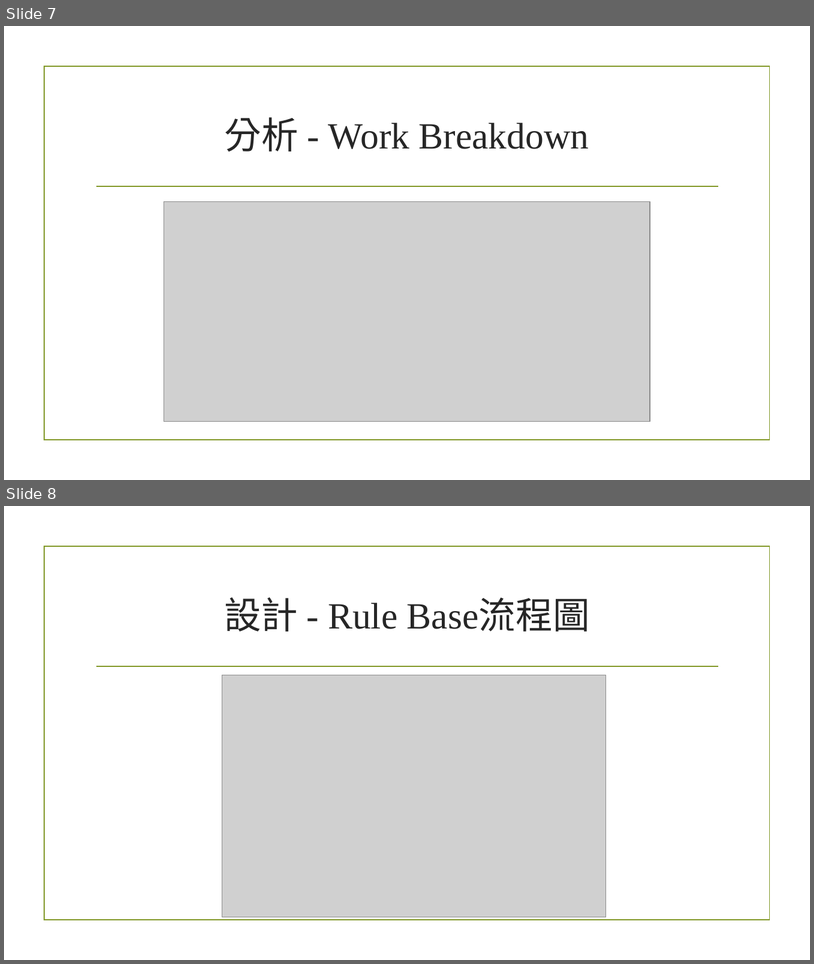
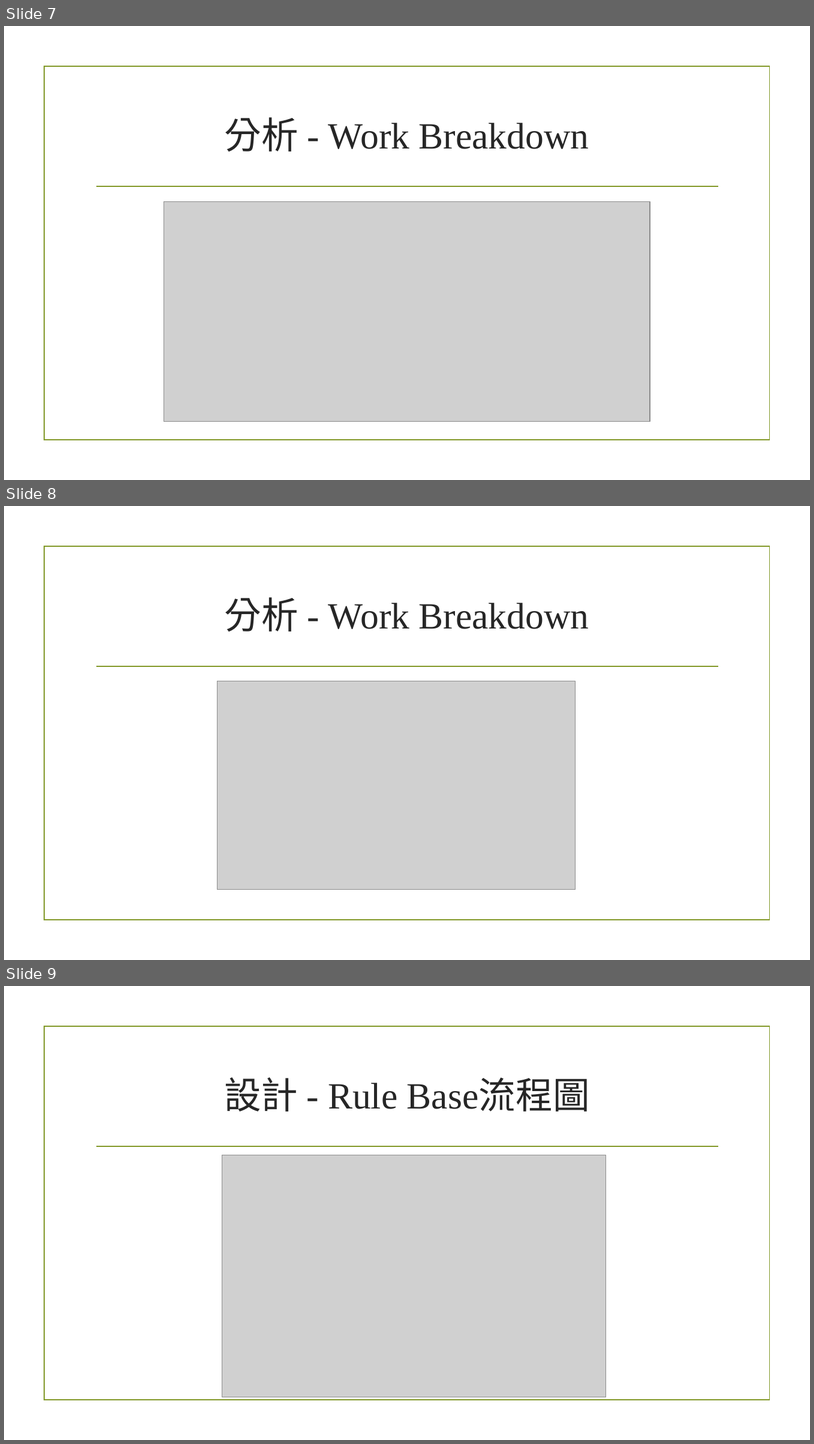
Before and after one commit to ErEcheLon/Mechine-Learning, a slide deck: Hw6/ML_PingPong.pptx. Shown one above the other, each under a label of ours: slides 7 and 8 before the commit, slides 7, 8 and 9 after it. The pictures are 814x964 and 814x1444 pixels, drawn with LibreOffice and Linux fonts; fonts in the diff are those of the drawing; grey boxes stand for pictures; background and template pictures are left out. Boxes give left, top, right and bottom in pixels: in the first picture for what was removed or moved away, otherwise in the second. Text is boxed around its words. In the diff, an @@ line names an element or a change of style, - is before the commit and + after.

```diff
--- a/Hw6/ML_PingPong.pptx
+++ b/Hw6/ML_PingPong.pptx
@@ slide 8 added at bbox=[4, 506, 810, 960], background picture (left out); not listed: 2 template elements that a slide beside it also shows @@
@@ title added at bbox=[225, 597, 590, 631], 44 pt, text #262626 @@
+分析 - Work Breakdown
@@ picture added at bbox=[218, 681, 576, 889] @@
@@ what was slide 8 is now slide 9 @@
```
Also in this commit, not shown: 2 slides changed, 4 other slides added, 1 other file.
